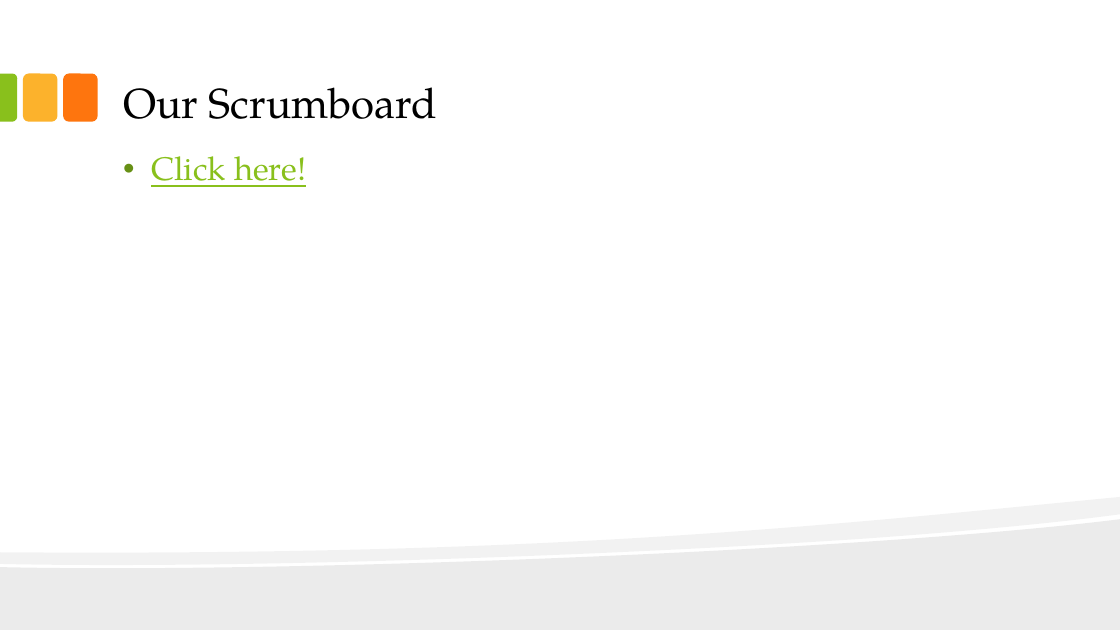
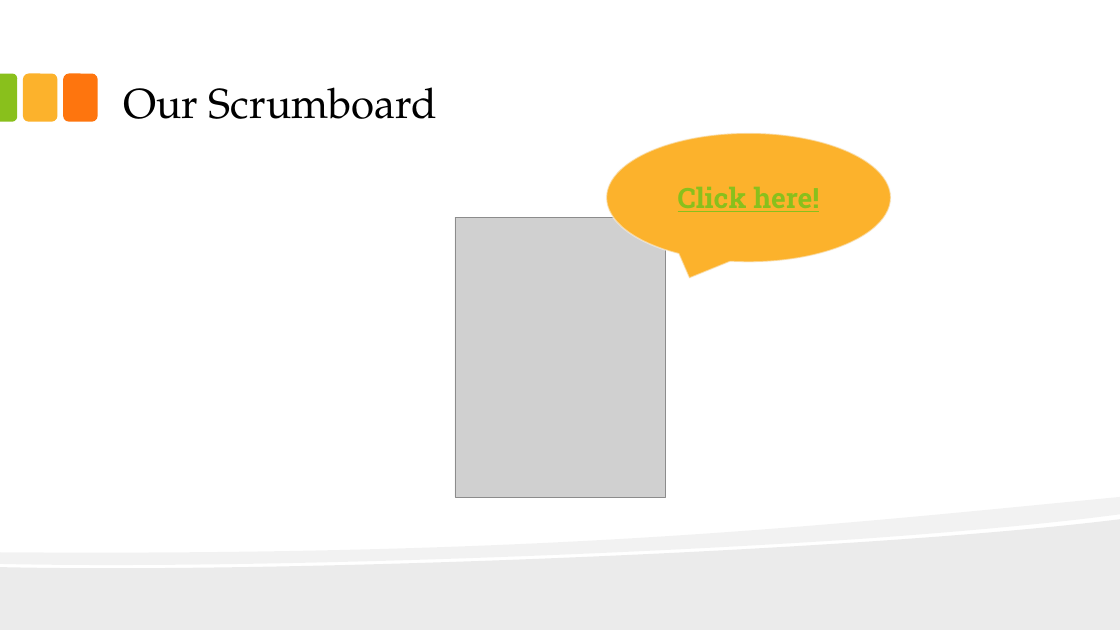
Before and after one commit to pclundaahl/grocerybuddy, a slide deck: slide 8 of Team Docs/Planning Presentation.pptx. Drawn at 1120x630 pixels with LibreOffice and Linux fonts; fonts in the diff are those of the drawing; grey boxes stand for pictures. Boxes give left, top, right and bottom in pixels: in the first picture for what was removed or moved away, otherwise in the second. Text is boxed around its words. In the diff, an @@ line names an element or a change of style, - is before the commit and + after.

Commit message:
final ppt version

```diff
--- a/Team Docs/Planning Presentation.pptx
+++ b/Team Docs/Planning Presentation.pptx
@@ speech bubble "Click here!": place and size @@
-speech bubble "Click here!" at (151,156,306,187)
+speech bubble "Click here!" at (607,133,891,262)
@@ speech bubble "Click here!" at (607,133,891,262): size 28 to 24 pt, font TeX Gyre Pagella to Roboto Slab, bold on; alignment left to centre; bullet • to none; line spacing 0.9 to 1; less space between paragraphs; vertical alignment top to middle; fill none to #FCB22C; outline none to #F9F9F9 1.35 pt @@
@@ picture added at (455,217,665,497) @@
```
Also in this commit, not shown: 2 slides added.
